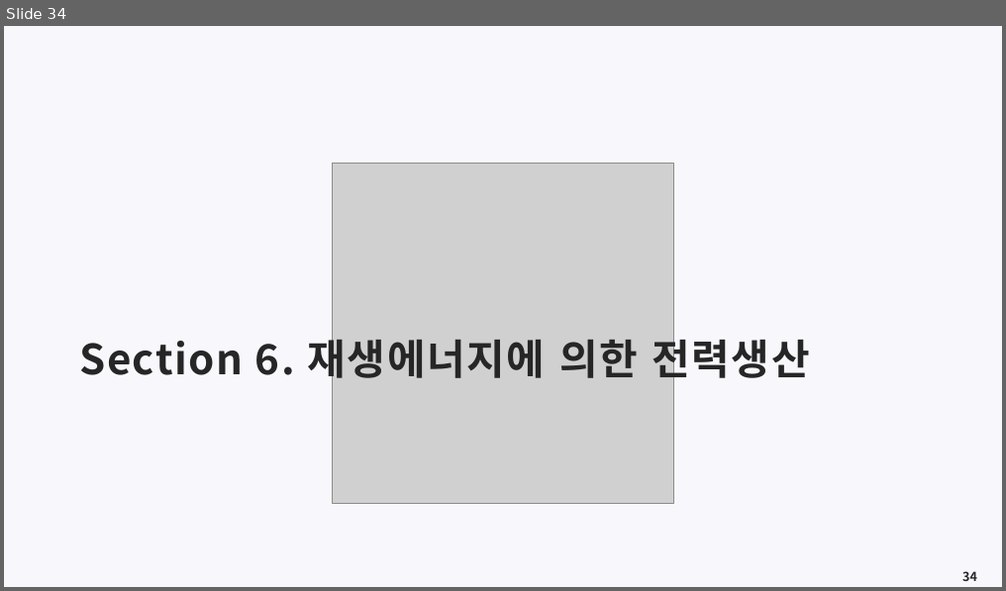
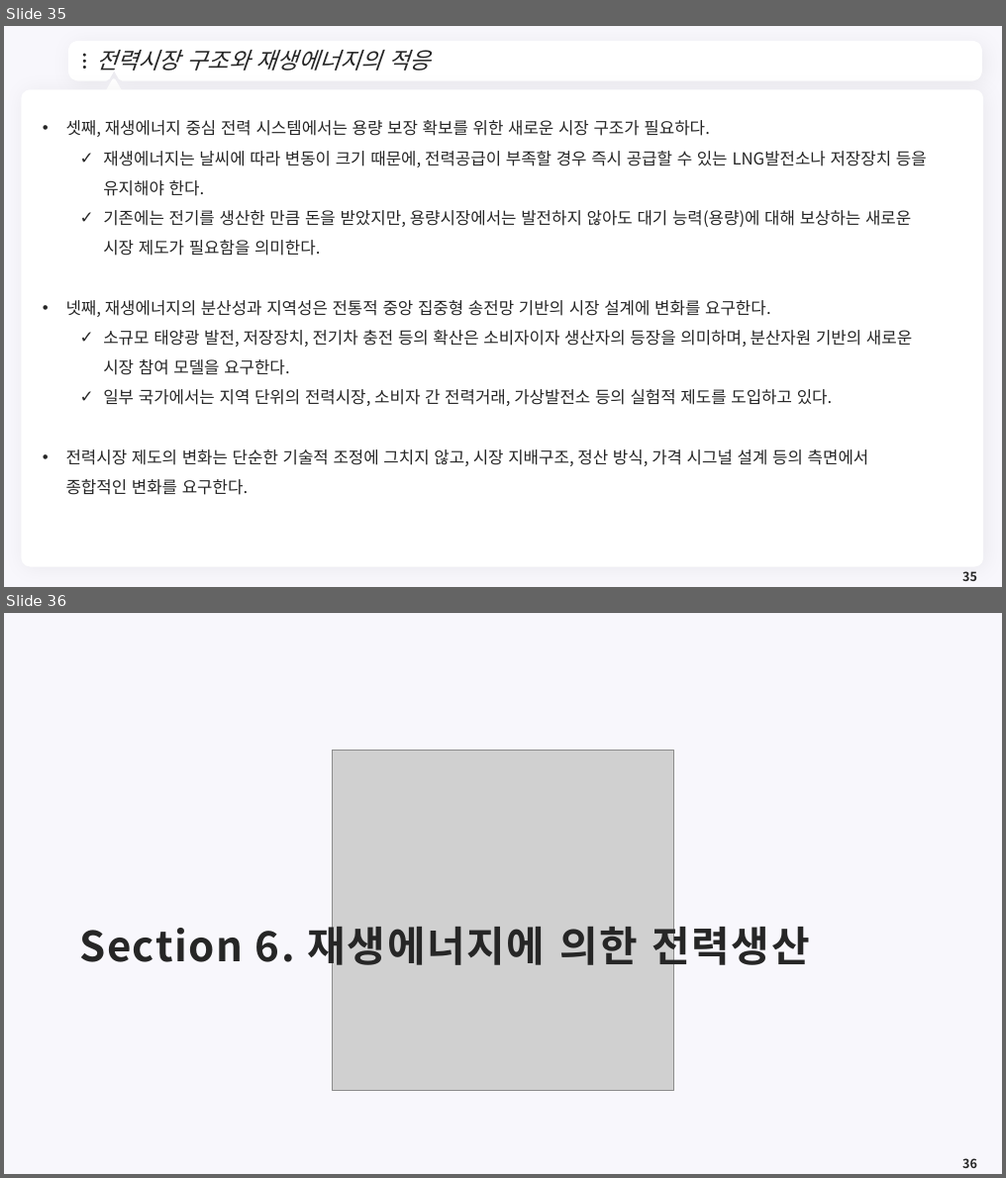
Before and after one commit to meandthey/Teaching, a slide deck: 에너지경제학/자원에너지경제학_Chapter_6 (재생에너지).pptx. Shown one above the other, each under a label of ours: slide 34 before the commit, slides 35 and 36 after it. The pictures are 1006x591 and 1006x1178 pixels, drawn with LibreOffice and Linux fonts; fonts in the diff are those of the drawing; grey boxes stand for pictures; background and template pictures are left out. Boxes give left, top, right and bottom in pixels: in the first picture for what was removed or moved away, otherwise in the second. Text is boxed around its words. In the diff, an @@ line names an element or a change of style, - is before the commit and + after.

```diff
--- a/에너지경제학/자원에너지경제학_Chapter_6 (재생에너지).pptx
+++ b/에너지경제학/자원에너지경제학_Chapter_6 (재생에너지).pptx
@@ slide 35 added at (x1=4, y1=26, x2=1002, y2=587), background #F8F7FC @@
@@ freeform shape added at (x1=72, y1=45, x2=979, y2=77), fill #FFFFFF, outline #FFFFFF 7.25 pt @@
@@ ellipse added at (x1=83, y1=54, x2=86, y2=57), fill #262626 @@
@@ title added at (x1=96, y1=50, x2=430, y2=71), 22 pt, text #262626, italic @@
+전력시장 구조와 재생에너지의 적응
@@ ellipse added at (x1=83, y1=60, x2=86, y2=63), fill #262626 @@
@@ ellipse added at (x1=83, y1=66, x2=86, y2=69), fill #262626 @@
@@ triangle added at (x1=105, y1=80, x2=122, y2=95), fill #FFFFFF, outline #FFFFFF 3.75 pt @@
@@ freeform shape added at (x1=958, y1=56, x2=967, y2=68), fill #FFFFFF @@
@@ rounded rectangle added at (x1=21, y1=89, x2=984, y2=568), fill #FFFFFF @@
@@ text added at (x1=66, y1=120, x2=927, y2=495), 16 pt, text #262626 @@
+• 셋째, 재생에너지 중심 전력 시스템에서는 용량 보장 확보를 위한 새로운 시장 구조가 필요하다.
+  ✓ 재생에너지는 날씨에 따라 변동이 크기 때문에, 전력공급이 부족할 경우 즉시 공급할 수 있는 LNG발전소나 저장장치 등을 유지해야 한다.
+  ✓ 기존에는 전기를 생산한 만큼 돈을 받았지만, 용량시장에서는 발전하지 않아도 대기 능력(용량)에 대해 보상하는 새로운 시장 제도가 필요함을 의미한다.
+• 넷째, 재생에너지의 분산성과 지역성은 전통적 중앙 집중형 송전망 기반의 시장 설계에 변화를 요구한다.
+  ✓ 소규모 태양광 발전, 저장장치, 전기차 충전 등의 확산은 소비자이자 생산자의 등장을 의미하며, 분산자원 기반의 새로운 시장 참여 모델을 요구한다.
+  ✓ 일부 국가에서는 지역 단위의 전력시장, 소비자 간 전력거래, 가상발전소 등의 실험적 제도를 도입하고 있다.
+• 전력시장 제도의 변화는 단순한 기술적 조정에 그치지 않고, 시장 지배구조, 정산 방식, 가격 시그널 설계 등의 측면에서 종합적인 변화를 요구한다.
@@ page number added at (x1=962, y1=571, x2=977, y2=581), 12 pt, text #262626, bold @@
+35
@@ what was slide 34 is now slide 36 @@
@@ page number at (x1=962, y1=1158, x2=977, y2=1168): text changed @@
-34
+36
```
Also in this commit, not shown: 8 other slides added, 2 other files.
